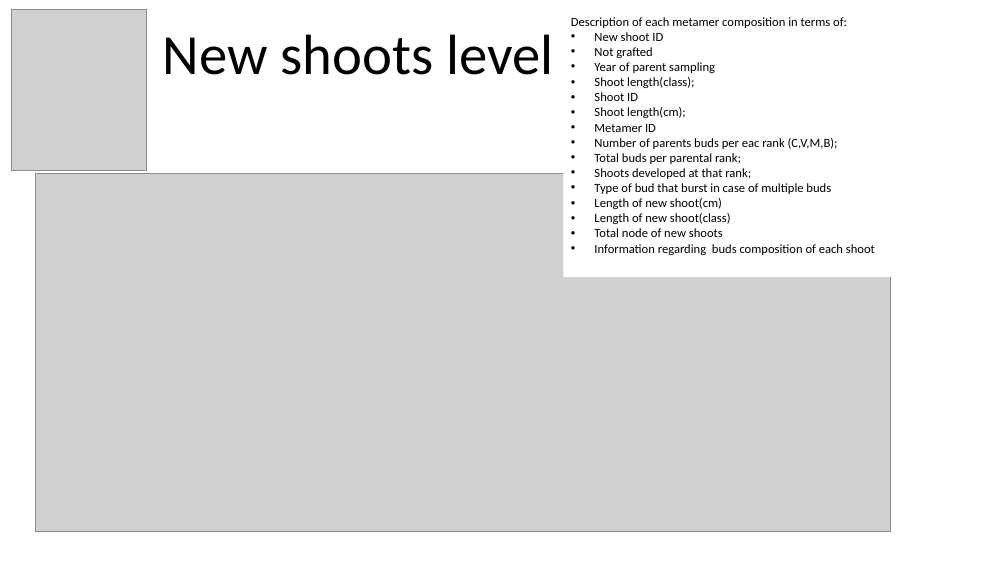
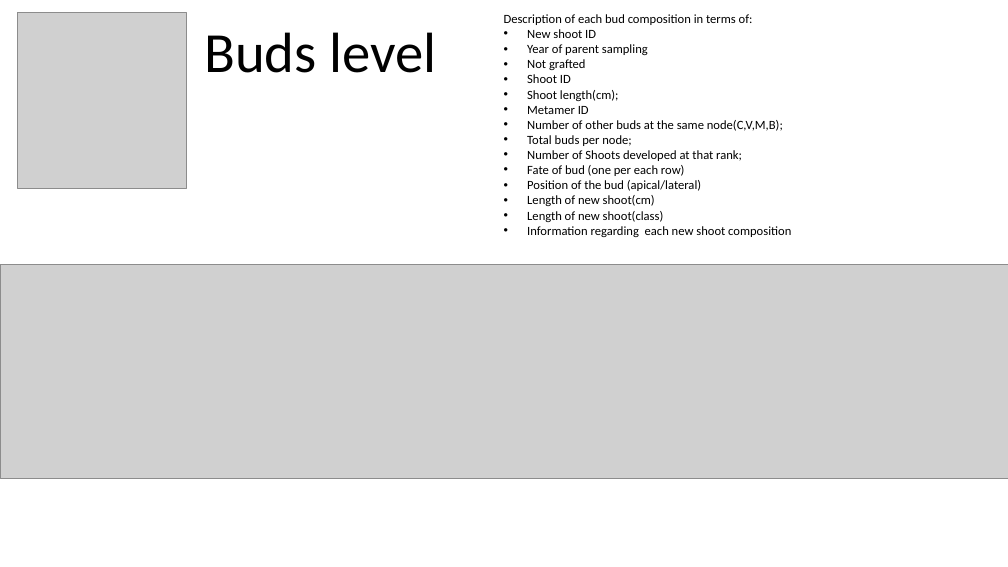
Before and after one commit to Corilana/L-HAZELNUT, a slide deck: slide 3 of dfexplanation.pptx. Drawn at 1008x567 pixels with LibreOffice and Linux fonts; fonts in the diff are those of the drawing; grey boxes stand for pictures. Boxes give left, top, right and bottom in pixels: in the first picture for what was removed or moved away, otherwise in the second. Text is boxed around its words. In the diff, an @@ line names an element or a change of style, - is before the commit and + after.

```diff
--- a/dfexplanation.pptx
+++ b/dfexplanation.pptx
@@ picture: place and size @@
-picture at box(11, 10, 147, 171)
+picture at box(17, 13, 186, 188)
@@ text "Description of each bud composition ...": place and size @@
-text "Description of each bud composition ..." at box(563, 10, 980, 277)
+text "Description of each bud composition ..." at box(504, 14, 791, 237)
@@ text at box(504, 14, 753, 25): text changed @@
-Description of each metamer composition in terms of:
+Description of each bud composition in terms of:
@@ text at box(204, 32, 437, 73): text changed @@
-New shoots level
+Buds level
@@ text at box(527, 44, 648, 55): paragraph added @@
+• Year of parent sampling
@@ text at box(594, 62, 715, 88): paragraphs removed @@
-• Year of parent sampling
-• Shoot length(class);
@@ text at box(527, 120, 783, 191): text changed @@
-• Number of parents buds per eac rank (C,V,M,B);
-• Total buds per parental rank;
-• Shoots developed at that rank;
-• Type of bud that burst in case of multiple buds
+• Number of other buds at the same node(C,V,M,B);
+• Total buds per node;
+• Number of Shoots developed at that rank;
+• Fate of bud (one per each row)
+• Position of the bud (apical/lateral)
@@ text at box(527, 226, 791, 237): text changed @@
-• Total node of new shoots
-• Information regarding buds composition of each shoot
+• Information regarding each new shoot composition
@@ picture: place and size @@
-picture at box(35, 174, 890, 532)
+picture at box(0, 265, 1008, 479)
```
Also in this commit, not shown: 2 other slides changed, 1 slide added, 9 other files.
